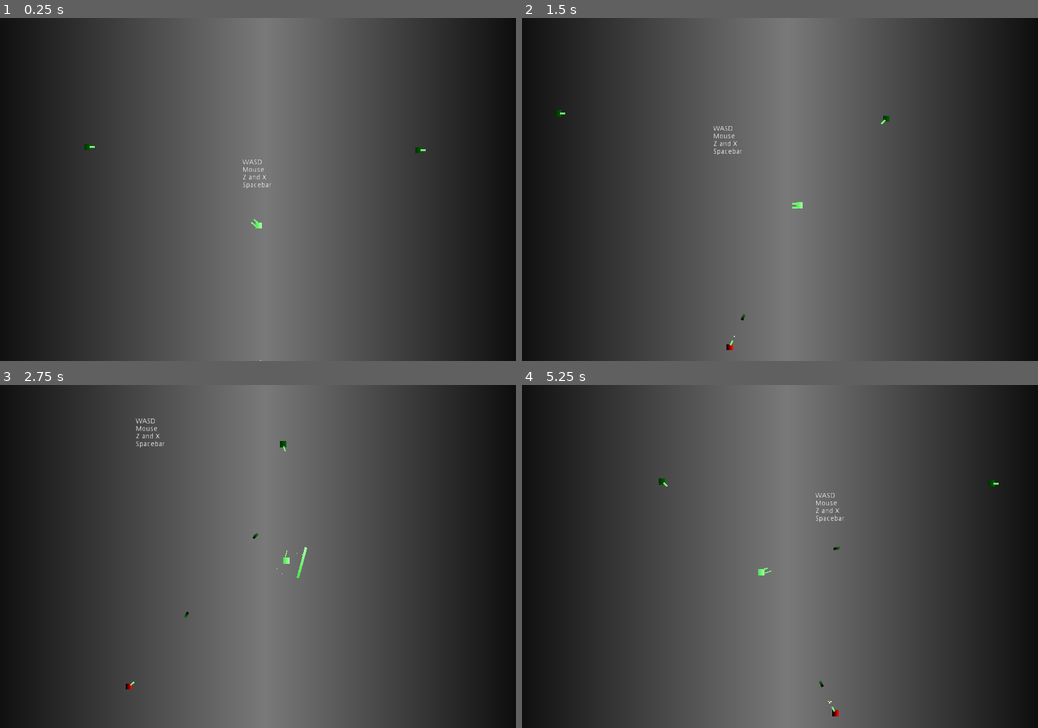
Above: before the commit, frames 1-4 (two rows, left to right).
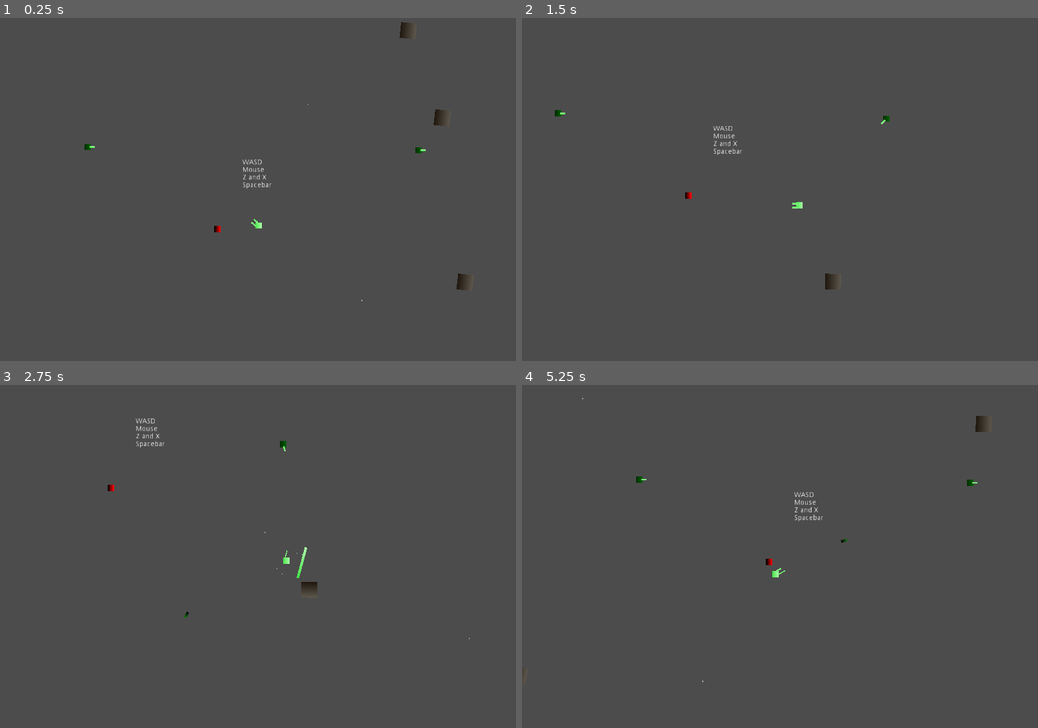
Above: after the commit, the same moments.

Repository: jrcamelo/Godot-SuperRogue
Game: Godot game, scene res://Test1.tscn
The game is run twice, just before and just after one commit, with the same random seed, the same clock (stepped at 60 frames per second) and the same inputs. The engine's default icon, where the game draws it, is replaced by a stand-in: a white triangle on a blue panel in a dark square.
Inputs (mouse positions are in pixels of both pictures, inside the frame that each line leads up to):
- Up to frame 1 (0.25 s): no input
- Up to frame 2 (1.5 s): move the mouse to (893, 172) at 0.52 s; hold D (move_right) 0.53-1.28 s; tap R (r) at 0.6 s; tap V (v) at 0.8, 1.35 s; move the mouse to (676, 206) at 1.27 s; hold S (move_down) from 1.28 s (still down)
- Up to frame 3 (2.75 s): tap X (x) at 1.55, 2.1 s; move the mouse to (309, 481) at 2.02 s; release S (move_down) at 2.03 s; hold D (move_right) from 2.03 s (still down); tap Z (z) at 2.3 s
- Up to frame 4 (5.25 s): move the mouse to (754, 625) at 2.77 s; release D (move_right) at 2.78 s; hold W (move_up) 2.78-3.53 s; tap Z (z) at 2.85 s; tap R (r) at 3.05, 4.35 s; move the mouse to (934, 607) at 3.52 s; press the mouse at (934, 607) at 3.53 s; hold A (move_left) 3.53-5.03 s; tap V (v) at 3.8 s; move the mouse to (625, 505) at 4.27 s; release the mouse at (625, 505) at 4.28 s; tap X (x) at 4.55 s; move the mouse to (805, 556) at 5.02 s; hold S (move_down) from 5.03 s (still down); hold Right mouse button (right_click) from 5.03 s (still down)

The runs differ from the first frame. In frame 1, 54% of the frame differs, in the area x 0-100%, y 0-100%; in frame 2, 54%; in frame 3, 54%; in frame 4, 54%.

Commit message:
Add meteors/stars, start another modular character

Diff:
--- /dev/null
+++ b/Project/AppearanceBasic.tscn
@@ -0,0 +1,41 @@
+[gd_scene load_steps=5 format=2]
+
+[ext_resource path="res://AppearanceManager.gd" type="Script" id=1]
+
+[sub_resource type="Gradient" id=1]
+colors = PoolColorArray( 0, 0, 0, 1, 1, 0, 0, 1 )
+
+[sub_resource type="GradientTexture" id=2]
+gradient = SubResource( 1 )
+width = 10
+
+[sub_resource type="RectangleShape2D" id=3]
+
+[node name="Appearance" type="Node2D"]
+script = ExtResource( 1 )
+
+[node name="Sprite" type="Node2D" parent="."]
+scale = Vector2( 20, 20 )
+
+[node name="Sprite" type="Sprite" parent="Sprite"]
+scale = Vector2( 0.1, 1 )
+texture = SubResource( 2 )
+
+[node name="Collider" type="Area2D" parent="."]
+visible = false
+
+[node name="CollisionShape2D" type="CollisionShape2D" parent="Collider"]
+shape = SubResource( 3 )
+
+[node name="Slots" type="Node2D" parent="."]
+visible = false
+scale = Vector2( 0.871138, 0.994815 )
+
+[node name="Left" type="Node2D" parent="Slots"]
+position = Vector2( 7, -7 )
+
+[node name="Center" type="Node2D" parent="Slots"]
+position = Vector2( 8, 0 )
+
+[node name="Right" type="Node2D" parent="Slots"]
+position = Vector2( 7, 7 )
--- /dev/null
+++ b/Project/AppearanceManager.gd
@@ -0,0 +1,15 @@
+class_name AppearanceManager
+extends Node2D
+
+onready var sprite = get_node("Sprite")
+onready var collider = get_node("Collider")
+onready var slots = get_node("Slots")
+
+func get_sprite_children():
+	return sprite.get_children()
+
+func get_collider_children():
+	return collider.get_children()
+
+func get_slots_children():
+	return slots.get_children()
--- a/Project/Bullets/Arrow.gd
+++ b/Project/Bullets/Arrow.gd
@@ -4,8 +4,16 @@
 var shooter = null
 export var SPEED = 750
 export var DAMAGE = 1.0
+export var LIFETIME = 30
+
 func _ready():
 	apply_impulse(Vector2(), Vector2(SPEED, 0).rotated(rotation))
+	mass *= DAMAGE
+
+func _physics_process(delta):
+	LIFETIME -= delta
+	if (LIFETIME <= 0):
+		queue_free()
 
 func _on_body_entered(body):
 	if body != shooter:
--- a/Project/Bullets/Arrow.tscn
+++ b/Project/Bullets/Arrow.tscn
@@ -2,25 +2,25 @@
 
 [ext_resource path="res://Bullets/Arrow.gd" type="Script" id=1]
 
-[sub_resource type="RectangleShape2D" id=4]
+[sub_resource type="RectangleShape2D" id=1]
 extents = Vector2( 9.78432, 4.00094 )
 
-[sub_resource type="Gradient" id=5]
+[sub_resource type="Gradient" id=2]
 colors = PoolColorArray( 0.109529, 0.464844, 0.088974, 1, 3.05176e-05, 0.00390625, 0.000726938, 1 )
 
-[sub_resource type="GradientTexture" id=6]
-gradient = SubResource( 5 )
+[sub_resource type="GradientTexture" id=3]
+gradient = SubResource( 2 )
 width = 20
 
 [node name="Arrow" type="RigidBody2D"]
-mass = 10.0
+mass = 50.0
 gravity_scale = 0.0
 script = ExtResource( 1 )
 
 [node name="PhysicsCollider" type="CollisionShape2D" parent="."]
 position = Vector2( 10.4059, -0.031353 )
 scale = Vector2( 0.95, 0.9 )
-shape = SubResource( 4 )
+shape = SubResource( 1 )
 
 [node name="Node2D" type="Node2D" parent="."]
 position = Vector2( 0, 1.11362 )
--- a/Project/Character.gd
+++ b/Project/Character.gd
@@ -1 +1,25 @@
-extends Node2D
+class_name Characterr
+extends KinematicBody2D
+
+var appearance: AppearanceManager = null
+var detection = null
+var equipment: EquipmentManager = null
+var weapons: WeaponManager = null
+var movement: MovementManager = null
+var control: ControlManager = null
+onready var collider_updater: ColliderUpdater = get_node("ColliderUpdater")
+
+func _ready():
+	create()
+
+func create():
+	appearance = preload("res://AppearanceBasic.tscn").instance()
+	appearance.name = "Appearance"
+	add_child(appearance, true)
+
+	collider_updater.update_colliders(appearance.get_collider_children())
+
+	detection = preload("res://CollidersBasic.tscn").instance()
+
+	#equipment = Node2D.new()
+	#equipment.set_script(EquipmentManager)
--- /dev/null
+++ b/Project/Character.tscn
@@ -0,0 +1,21 @@
+[gd_scene load_steps=4 format=2]
+
+[ext_resource path="res://ColliderUpdater.gd" type="Script" id=1]
+[ext_resource path="res://Character.gd" type="Script" id=2]
+
+[sub_resource type="RectangleShape2D" id=1]
+extents = Vector2( 0, 0 )
+
+[node name="Character" type="KinematicBody2D"]
+script = ExtResource( 2 )
+
+[node name="ColliderUpdater" type="Node2D" parent="."]
+script = ExtResource( 1 )
+
+[node name="DefaultCollider" type="CollisionShape2D" parent="."]
+shape = SubResource( 1 )
+
+[node name="Area2D" type="Area2D" parent="."]
+
+[node name="CollisionShape2D" type="CollisionShape2D" parent="Area2D"]
+shape = SubResource( 1 )
--- /dev/null
+++ b/Project/ColliderUpdater.gd
@@ -0,0 +1,18 @@
+extends Node2D
+class_name ColliderUpdater
+
+var colliders = []
+onready var root = get_parent()
+
+func _ready():
+	colliders.append(root.get_node("DefaultCollider"))
+
+func update_colliders(appearance_collider_list):
+	var new_colliders = []
+	for appearance_col in appearance_collider_list:
+		var new_col = appearance_col.duplicate()
+		new_colliders.append(new_col)
+		root.add_child_below_node(self, new_col)
+	for old_col in colliders:
+		old_col.queue_free()
+	colliders = new_colliders
--- /dev/null
+++ b/Project/CollidersBasic.tscn
@@ -0,0 +1,14 @@
+[gd_scene load_steps=2 format=2]
+
+[sub_resource type="CircleShape2D" id=1]
+radius = 600.0
+
+[node name="Colliders" type="Node2D"]
+
+[node name="DetectionRange" type="Area2D" parent="."]
+visible = false
+collision_layer = 0
+collision_mask = 2
+
+[node name="CollisionShape2D" type="CollisionShape2D" parent="DetectionRange"]
+shape = SubResource( 1 )
--- /dev/null
+++ b/Project/Meteor.tscn
@@ -0,0 +1,26 @@
+[gd_scene load_steps=4 format=2]
+
+[sub_resource type="RectangleShape2D" id=3]
+extents = Vector2( 24.9524, 24.8835 )
+
+[sub_resource type="Gradient" id=1]
+colors = PoolColorArray( 0.136719, 0.105456, 0.0688934, 1, 0.359375, 0.335247, 0.297607, 1 )
+
+[sub_resource type="GradientTexture" id=2]
+gradient = SubResource( 1 )
+width = 10
+
+[node name="Meteor" type="RigidBody2D"]
+collision_mask = 15
+mass = 1000.0
+gravity_scale = 0.0
+
+[node name="CollisionShape2D" type="CollisionShape2D" parent="."]
+shape = SubResource( 3 )
+
+[node name="Node2D" type="Node2D" parent="."]
+scale = Vector2( 5, 5 )
+
+[node name="Sprite" type="Sprite" parent="Node2D"]
+scale = Vector2( 1, 10 )
+texture = SubResource( 2 )
--- a/Project/NewEnemy.tscn
+++ b/Project/NewEnemy.tscn
@@ -11,18 +11,10 @@
 [ext_resource path="res://StatusManager.gd" type="Script" id=9]
 [ext_resource path="res://Scripts/Character.gd" type="Script" id=10]
 [ext_resource path="res://Guns/Cannon.tscn" type="PackedScene" id=11]
+[ext_resource path="res://AppearanceBasic.tscn" type="PackedScene" id=12]
+[ext_resource path="res://CollidersBasic.tscn" type="PackedScene" id=13]
 
 [sub_resource type="RectangleShape2D" id=1]
-
-[sub_resource type="Gradient" id=2]
-colors = PoolColorArray( 0, 0, 0, 1, 1, 0, 0, 1 )
-
-[sub_resource type="GradientTexture" id=3]
-gradient = SubResource( 2 )
-width = 10
-
-[sub_resource type="CircleShape2D" id=4]
-radius = 600.0
 
 [node name="Character" type="KinematicBody2D"]
 collision_layer = 5
@@ -32,23 +24,9 @@
 [node name="CollisionShape2D" type="CollisionShape2D" parent="."]
 shape = SubResource( 1 )
 
-[node name="Appearance" type="Node2D" parent="."]
+[node name="Appearance" parent="." instance=ExtResource( 12 )]
 
-[node name="Node2D" type="Node2D" parent="Appearance"]
-scale = Vector2( 20, 20 )
-
-[node name="Sprite" type="Sprite" parent="Appearance/Node2D"]
-scale = Vector2( 0.1, 1 )
-texture = SubResource( 3 )
-
-[node name="Colliders" type="Node2D" parent="."]
-
-[node name="DetectionRange" type="Area2D" parent="Colliders"]
-collision_layer = 0
-collision_mask = 2
-
-[node name="CollisionShape2D" type="CollisionShape2D" parent="Colliders/DetectionRange"]
-shape = SubResource( 4 )
+[node name="Colliders" parent="." instance=ExtResource( 13 )]
 
 [node name="Equipment" type="Node2D" parent="."]
 script = ExtResource( 5 )
@@ -93,5 +71,3 @@
 
 [node name="NormalAI" type="Node2D" parent="Control"]
 script = ExtResource( 7 )
-[connection signal="body_entered" from="Colliders/DetectionRange" to="Control" method="_on_DetectionRange_body_entered"]
-[connection signal="body_exited" from="Colliders/DetectionRange" to="Control" method="_on_DetectionRange_body_exited"]
--- /dev/null
+++ b/Project/StarBackground.tscn
@@ -0,0 +1,85 @@
+[gd_scene load_steps=10 format=2]
+
+[sub_resource type="Gradient" id=6]
+colors = PoolColorArray( 1, 1, 1, 1, 0, 0, 0, 0 )
+
+[sub_resource type="GradientTexture" id=7]
+gradient = SubResource( 6 )
+
+[sub_resource type="Curve" id=1]
+_data = [ Vector2( 0, 0 ), 0.0, 0.0, 0, 0, Vector2( 0.35443, 1 ), 0.0, 0.0, 0, 0, Vector2( 1, 1 ), 0.0, 0.0, 0, 0 ]
+
+[sub_resource type="CurveTexture" id=2]
+curve = SubResource( 1 )
+
+[sub_resource type="ParticlesMaterial" id=3]
+emission_shape = 2
+emission_box_extents = Vector3( 640, 360, 1 )
+flag_disable_z = true
+gravity = Vector3( 0, 0, 0 )
+angular_velocity = 100.0
+angular_velocity_random = 1.0
+orbit_velocity = 0.0
+orbit_velocity_random = 0.0
+scale = 6.0
+scale_random = 0.5
+scale_curve = SubResource( 2 )
+color_ramp = SubResource( 7 )
+
+[sub_resource type="Gradient" id=8]
+colors = PoolColorArray( 1, 1, 1, 1, 0, 0, 0, 0 )
+
+[sub_resource type="GradientTexture" id=9]
+gradient = SubResource( 8 )
+
+[sub_resource type="ParticlesMaterial" id=4]
+emission_shape = 2
+emission_box_extents = Vector3( 640, 360, 1 )
+flag_disable_z = true
+gravity = Vector3( 0, 0, 0 )
+angular_velocity = 50.0
+angular_velocity_random = 1.0
+orbit_velocity = 0.0
+orbit_velocity_random = 0.0
+scale = 4.0
+scale_random = 0.5
+scale_curve = SubResource( 2 )
+color_ramp = SubResource( 9 )
+
+[sub_resource type="NoiseTexture" id=5]
+width = 2000
+height = 2000
+
+[node name="StarBackground" type="ParallaxBackground"]
+scroll_ignore_camera_zoom = true
+
+[node name="ParallaxLayer" type="ParallaxLayer" parent="."]
+z_index = 1
+motion_scale = Vector2( 0.2, 0.2 )
+
+[node name="Particles2D" type="Particles2D" parent="ParallaxLayer"]
+amount = 10
+lifetime = 10.0
+preprocess = 2.0
+randomness = 1.0
+fract_delta = false
+process_material = SubResource( 3 )
+
+[node name="ParallaxLayer2" type="ParallaxLayer" parent="."]
+z_index = 1
+motion_scale = Vector2( 0.1, 0.1 )
+
+[node name="Particles2D" type="Particles2D" parent="ParallaxLayer2"]
+amount = 12
+lifetime = 10.0
+preprocess = 1.0
+randomness = 1.0
+fract_delta = false
+process_material = SubResource( 4 )
+
+[node name="ParallaxLayer3" type="ParallaxLayer" parent="."]
+visible = false
+motion_scale = Vector2( 0, 0 )
+
+[node name="Sprite" type="Sprite" parent="ParallaxLayer3"]
+texture = SubResource( 5 )
--- /dev/null
+++ b/Project/Test1.gd
@@ -0,0 +1,32 @@
+extends Node2D
+
+
+# Declare member variables here. Examples:
+# var a = 2
+# var b = "text"
+
+
+# Called when the node enters the scene tree for the first time.
+func _ready():
+	var meteor = preload("res://Meteor.tscn")
+	var meteor_count = 0
+	while meteor_count < 36:
+		var spawn_position := (Vector2.UP.rotated(rand_range(0, PI * 2)) * rand_range(500, 10000))
+		for child in get_children():
+			if (spawn_position.distance_squared_to(child.position) < pow(50, 2)):
+				continue
+			var m = meteor.instance()
+			m.global_position = spawn_position
+			m.angular_velocity = randf()
+			var randsize = rand_range(0.5, 1)
+			m.scale = Vector2(randsize, randsize)
+			m.mass *= randsize
+			add_child(m)
+			break
+		meteor_count += 1
+	pass # Replace with function body.
+
+
+# Called every frame. 'delta' is the elapsed time since the previous frame.
+#func _process(delta):
+#	pass
--- a/Project/Test1.tscn
+++ b/Project/Test1.tscn
@@ -1,10 +1,13 @@
-[gd_scene load_steps=9 format=2]
+[gd_scene load_steps=12 format=2]
 
 [ext_resource path="res://Scenes/Player.tscn" type="PackedScene" id=1]
 [ext_resource path="res://Scripts/Camera2D.gd" type="Script" id=2]
 [ext_resource path="res://Scenes/Enemy.tscn" type="PackedScene" id=3]
 [ext_resource path="res://Scripts/Emitter.gd" type="Script" id=4]
 [ext_resource path="res://NewEnemy.tscn" type="PackedScene" id=5]
+[ext_resource path="res://Character.tscn" type="PackedScene" id=6]
+[ext_resource path="res://StarBackground.tscn" type="PackedScene" id=7]
+[ext_resource path="res://Test1.gd" type="Script" id=8]
 
 [sub_resource type="RectangleShape2D" id=1]
 extents = Vector2( 28.937, 29.5936 )
@@ -17,6 +20,9 @@
 gradient = SubResource( 2 )
 
 [node name="World" type="Node2D"]
+script = ExtResource( 8 )
+
+[node name="GameControl" type="Node2D" parent="."]
 
 [node name="Node2D" type="Node2D" parent="."]
 position = Vector2( -1.32294, 83.315 )
@@ -60,6 +66,7 @@
 position = Vector2( 1.10684, 245.253 )
 
 [node name="Camera2D" type="Camera2D" parent="Emitter"]
+visible = false
 scale = Vector2( 1e-05, 1.25 )
 current = true
 zoom = Vector2( 1.5, 1.5 )
@@ -67,6 +74,7 @@
 script = ExtResource( 2 )
 
 [node name="Node2D" type="Node2D" parent="Emitter/Camera2D"]
+visible = false
 scale = Vector2( 1, 1.224 )
 
 [node name="Sprite" type="Sprite" parent="Emitter/Camera2D/Node2D"]
@@ -78,6 +86,8 @@
 __meta__ = {
 "_edit_lock_": true
 }
+
+[node name="StarBackground" parent="Emitter/Camera2D" instance=ExtResource( 7 )]
 
 [node name="Enemy" parent="Emitter" instance=ExtResource( 3 )]
 position = Vector2( 504, 8 )
@@ -95,4 +105,7 @@
 position = Vector2( -536, -2.09364 )
 
 [node name="Character" parent="Emitter" instance=ExtResource( 5 )]
-position = Vector2( 8, 688 )
+position = Vector2( 0, -944 )
+
+[node name="Character" parent="." instance=ExtResource( 6 )]
+position = Vector2( -128, 256 )
--- a/Project/project.godot
+++ b/Project/project.godot
@@ -9,6 +9,11 @@
 config_version=4
 
 _global_script_classes=[ {
+"base": "Node2D",
+"class": "AppearanceManager",
+"language": "GDScript",
+"path": "res://AppearanceManager.gd"
+}, {
 "base": "RigidBody2D",
 "class": "Arrow",
 "language": "GDScript",
@@ -23,6 +28,16 @@
 "class": "CharacterController",
 "language": "GDScript",
 "path": "res://CharacterController.gd"
+}, {
+"base": "KinematicBody2D",
+"class": "Characterr",
+"language": "GDScript",
+"path": "res://Character.gd"
+}, {
+"base": "Node2D",
+"class": "ColliderUpdater",
+"language": "GDScript",
+"path": "res://ColliderUpdater.gd"
 }, {
 "base": "Node2D",
 "class": "ControlManager",
@@ -75,9 +90,12 @@
 "path": "res://WeaponSlots.gd"
 } ]
 _global_script_class_icons={
+"AppearanceManager": "",
 "Arrow": "",
 "Character": "",
 "CharacterController": "",
+"Characterr": "",
+"ColliderUpdater": "",
 "ControlManager": "",
 "EquipmentManager": "",
 "Gun": "",
Not shown: 2 places in Project/Bullets/Arrow.tscn that only renumber resources
Not shown: 1 places in Project/NewEnemy.tscn that only renumber resources
